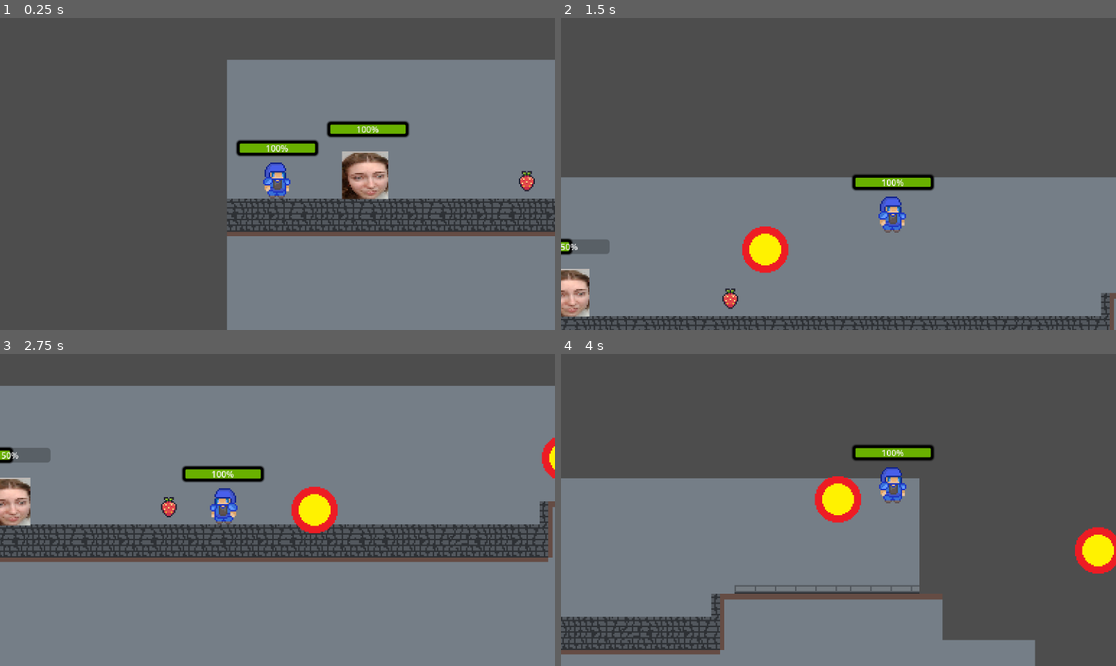
Above: before the commit, frames 1-4 (two rows, left to right).
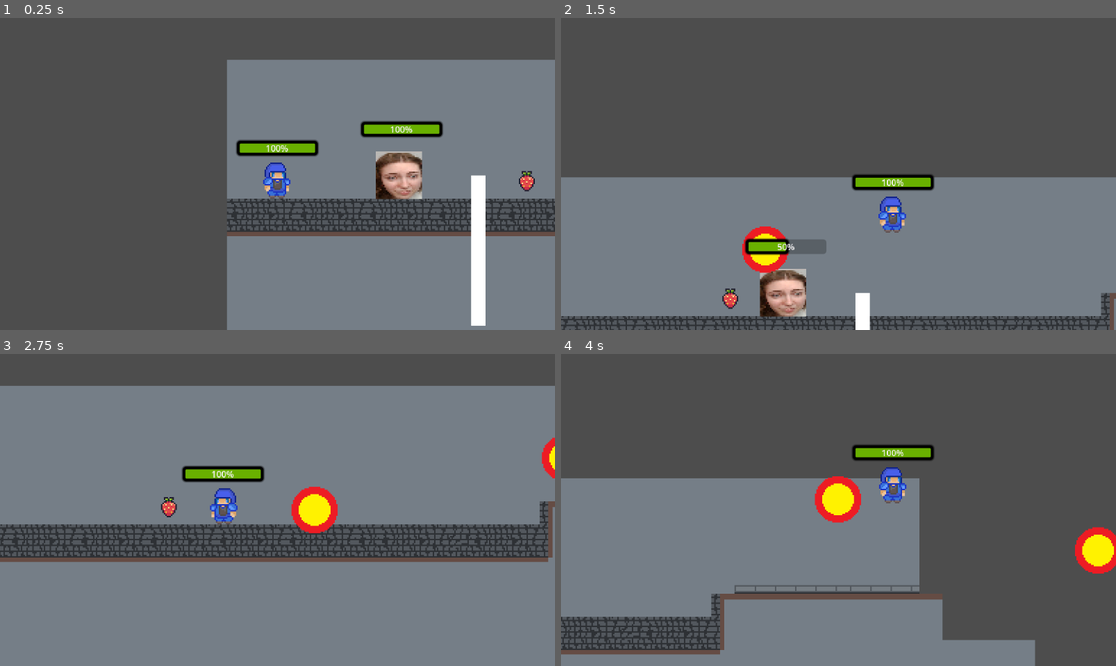
Above: after the commit, the same moments.

Repository: MrSenek/zaliczenie
Game: Godot game, scene res://Sceny/mapa.tscn
Same seed, same stepped clock (60 frames per second), same inputs: the game is played once before the commit and once after it.
Inputs:
- Up to frame 1 (0.25 s): no input
- Up to frame 2 (1.5 s): tap Enter (ui_accept) at 0.5, 0.77 s; hold Right (ui_right) from 0.53 s (still down); tap E (strzal) at 0.6, 1.35 s
- Up to frame 3 (2.75 s): tap Enter (ui_accept) at 1.52 s; release Right (ui_right) at 2.03 s; hold Left (ui_left) from 2.03 s (still down); tap E (strzal) at 2.1 s
- Up to frame 4 (4 s): release Left (ui_left) at 2.78 s; hold Right (ui_right) from 2.78 s (still down); tap E (strzal) at 2.85, 3.6 s; tap Enter (ui_accept) at 3.02, 3.77 s

The runs differ from the first frame. In frame 1, 4.2% of the frame differs, in the area x 58-88%, y 32-99%; in frame 2, 3.5%; in frame 3, 1.3%; in frame 4, nothing differs.

Commit message:
08.03.2026

Diff:
--- a/Sceny/Przeciwnik.tscn
+++ b/Sceny/Przeciwnik.tscn
@@ -41,15 +41,19 @@
 collision_mask = 2
 
 [node name="Timer" type="Timer" parent="." unique_id=2016607058]
-wait_time = 5.0
+wait_time = 3.0
 one_shot = true
 
 [node name="HP" parent="." unique_id=1180813858 instance=ExtResource("3_1ke28")]
 position = Vector2(2, -7)
 
 [node name="RayCast2D2" type="RayCast2D" parent="." unique_id=2047179929]
-position = Vector2(55, -21)
-target_position = Vector2(0, 35)
+position = Vector2(55, 0)
+target_position = Vector2(0, 104)
 collision_mask = 2
 
+[node name="Line2D" type="Line2D" parent="RayCast2D2" unique_id=785635571]
+position = Vector2(-55, 0)
+points = PackedVector2Array(55, 0, 55, 104)
+
 [connection signal="death" from="HP" to="." method="_on_hp_death"]
--- a/Skrypty/przeciwnik.gd
+++ b/Skrypty/przeciwnik.gd
@@ -14,13 +14,16 @@
 
 var direction = 1
 func edge():
-	if !dziura.is_colliding():
+	if !dziura.is_colliding() and is_on_floor():
 		direction *= -1
+		dziura.position.x *= -1
+		timer.start()
+		print("lolo")
 
 func wandering():
-
 	if timer.is_stopped():
 		direction = (randi() % 2) * 2 - 1
+		dziura.position.x = abs(dziura.position.x) * direction
 		timer.start()
 	velocity.x = direction * SPEED
 	edge()
@@ -35,14 +38,6 @@
 
 	wandering()
 
-	# Get the input direction and handle the movement/deceleration.
-	# As good practice, you should replace UI actions with custom gameplay actions.
-	#var direction := Input.get_axis("ui_left", "ui_right")
-	#if direction:
-	#	velocity.x = direction * SPEED
-	#else:
-	#	velocity.x = move_toward(velocity.x, 0, SPEED)
-
 	move_and_slide()
 
 
